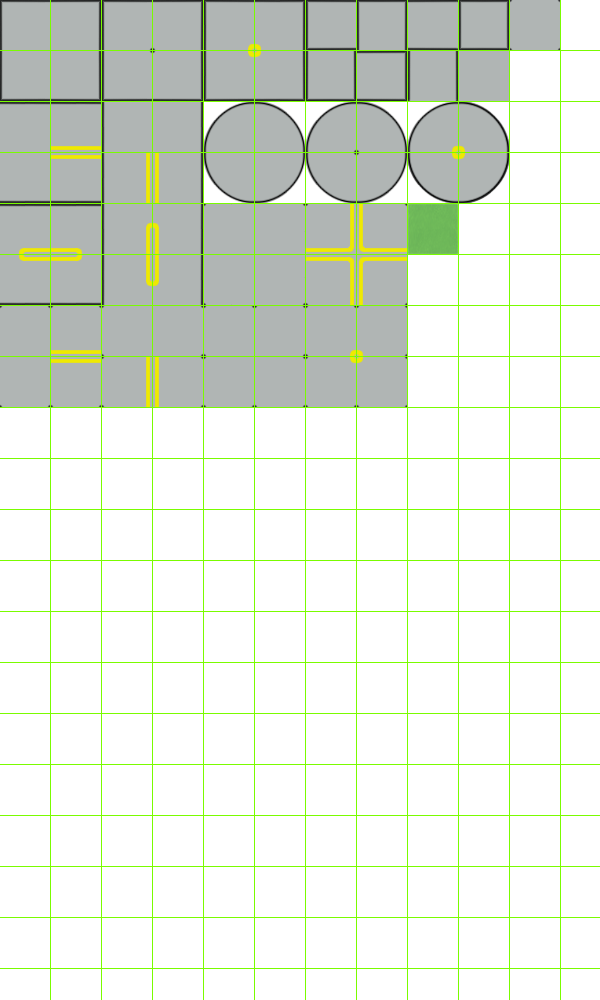
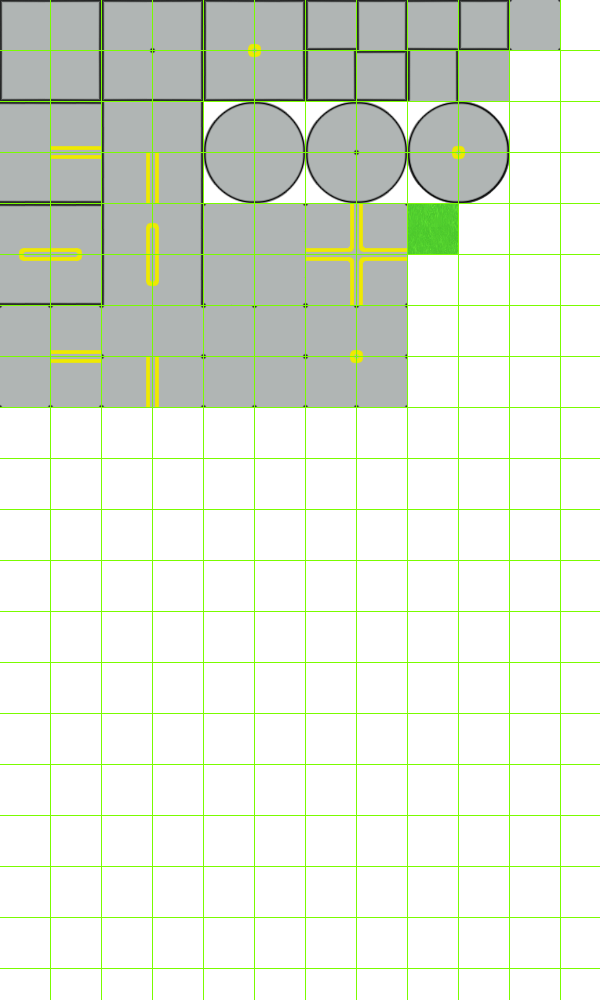
Before/after of a 600×1000 layered artwork. What changed in the layer stack:
painted on "Grass Small" over left=408, top=204, right=458, bottom=254
